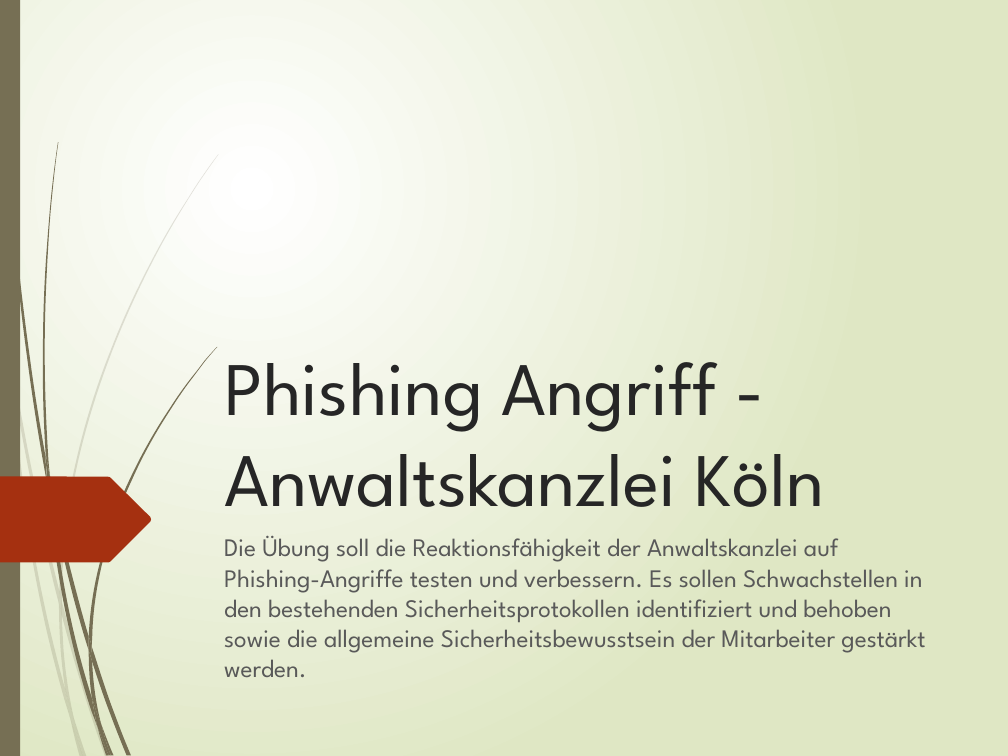
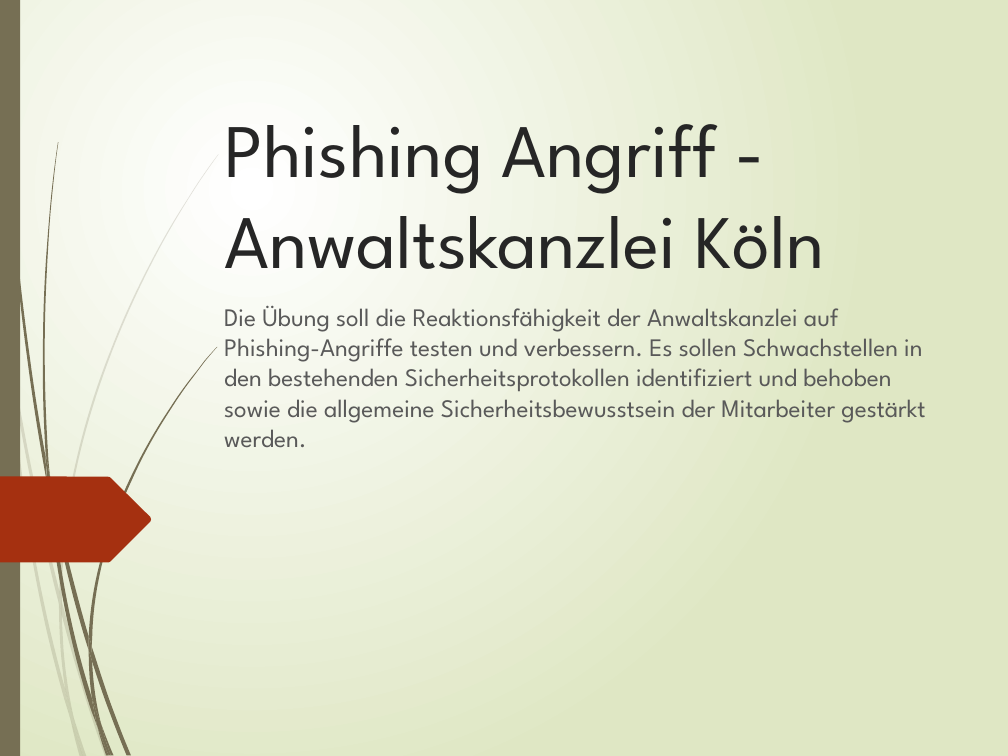
Before and after one commit to cidies/dryrun, a slide deck: slide 3 of static/Phishing_Angriff_-_Anwaltskanzlei_Köln_presentation.pptx (slide 1 before the commit). Drawn at 1008x756 pixels with LibreOffice and Linux fonts; fonts in the diff are those of the drawing. Boxes give left, top, right and bottom in pixels: in the first picture for what was removed or moved away, otherwise in the second. Text is boxed around its words. In the diff, an @@ line names an element or a change of style, - is before the commit and + after.

```diff
--- a/static/Phishing_Angriff_-_Anwaltskanzlei_Köln_presentation.pptx
+++ b/static/Phishing_Angriff_-_Anwaltskanzlei_Köln_presentation.pptx
@@ title "Phishing Angriff - Anwaltskanzlei Köln": place and size @@
-title "Phishing Angriff - Anwaltskanzlei Köln" at <box>224,362,824,507</box>
+title "Phishing Angriff - Anwaltskanzlei Köln" at <box>224,124,824,269</box>
@@ subtitle "Die Übung soll die Reaktionsfähigkeit ..." rewrapped from <box>224,536,925,653</box> to <box>224,306,925,448</box> @@
```
Also in this commit, not shown: 7 other slides changed, 2 slides added, 7 other files.
